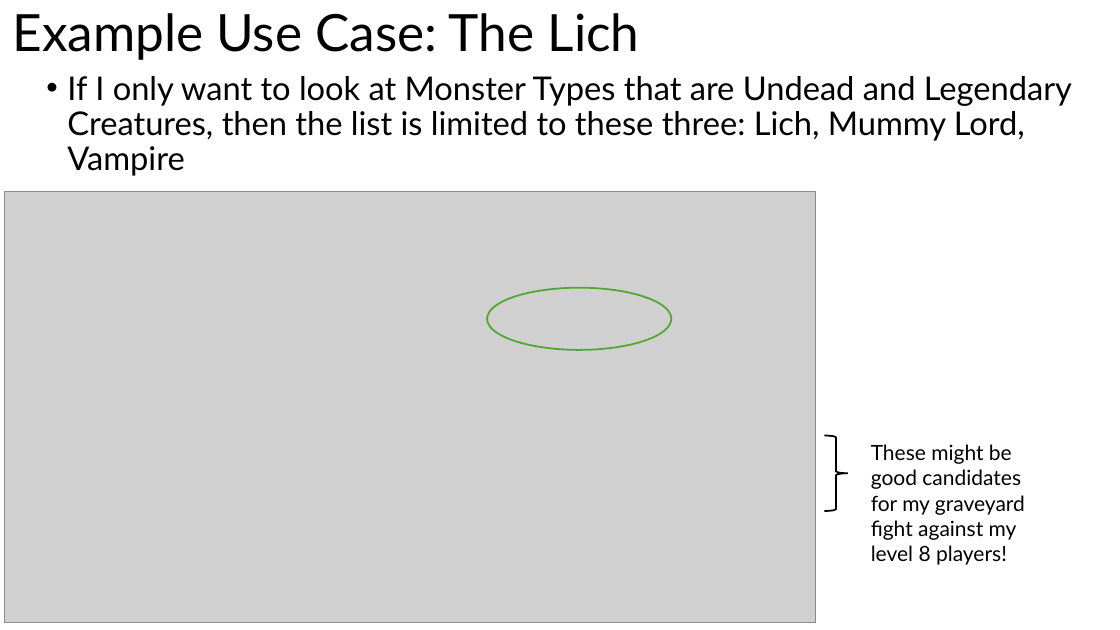
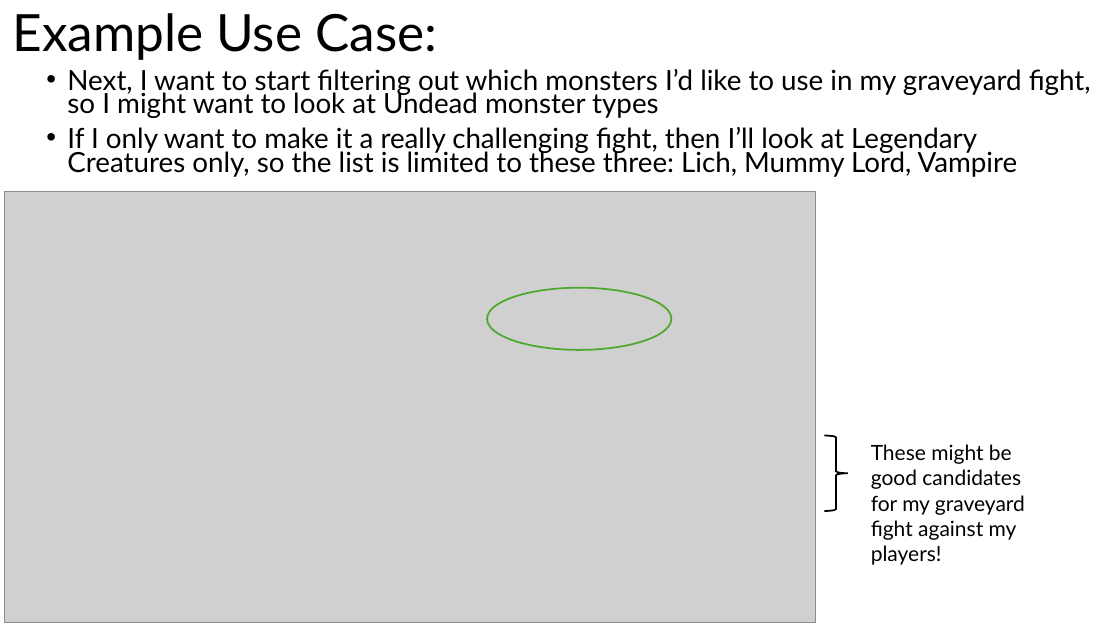
Before and after one commit to odelmas-sci/824-final, a slide deck: slide 16 of Monsters of Dungeons and Dragons.pptx (slide 18 before the commit). Drawn at 1120x630 pixels with LibreOffice and Linux fonts; fonts in the diff are those of the drawing; grey boxes stand for pictures. Boxes give left, top, right and bottom in pixels: in the first picture for what was removed or moved away, otherwise in the second. Text is boxed around its words. In the diff, an @@ line names an element or a change of style, - is before the commit and + after.

```diff
--- a/Monsters of Dungeons and Dragons.pptx
+++ b/Monsters of Dungeons and Dragons.pptx
@@ title at [12,13,437,60]: text changed @@
-Example Use Case: The Lich
+Example Use Case:
@@ text at [67,69,1091,177]: text changed; size 28 to 23.8 pt @@
-• If I only want to look at Monster Types that are Undead and Legendary Creatures, then the list is limited to these three: Lich, Mummy Lord, Vampire
+• Next, I want to start filtering out which monsters I’d like to use in my graveyard fight, so I might want to look at Undead monster types
+• If I only want to make it a really challenging fight, then I’ll look at Legendary Creatures only, so the list is limited to these three: Lich, Mummy Lord, Vampire
@@ text at [871,444,1025,565]: text changed @@
-These might be good candidates for my graveyard fight against my level 8 players!
+These might be good candidates for my graveyard fight against my players!
```
Also in this commit, not shown: 13 other slides changed, 1 slide added.
